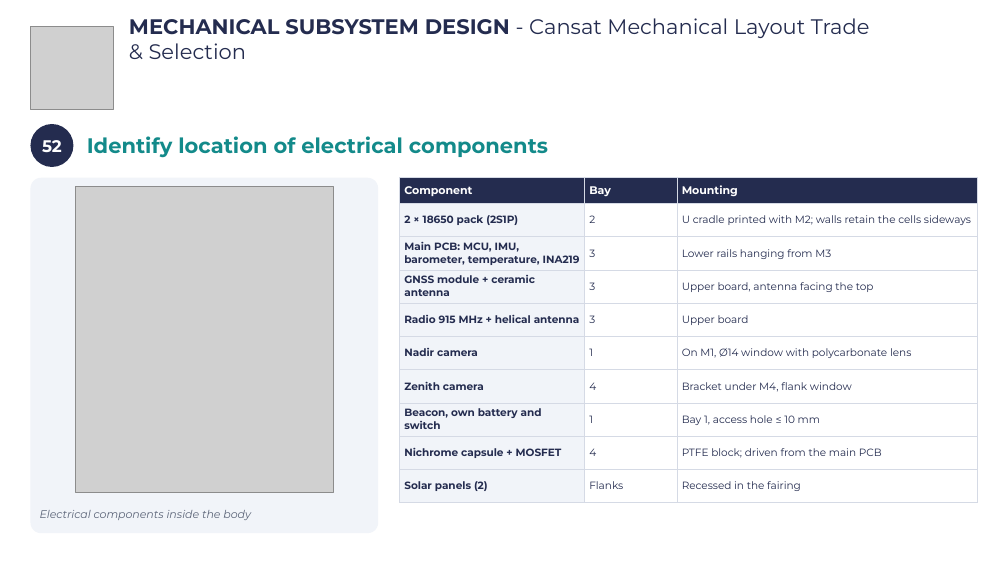
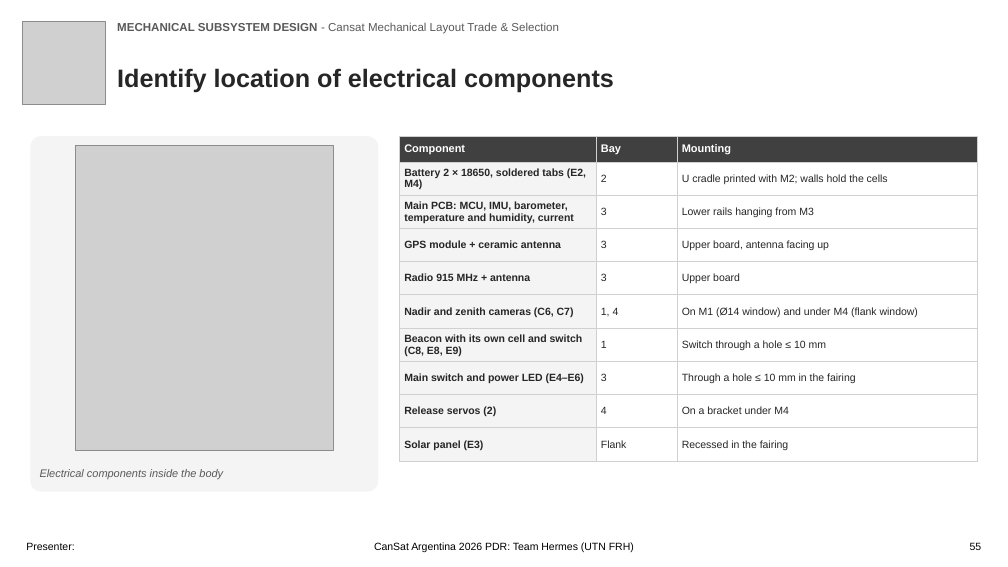
Before and after one commit to Caetano18/proyecto, a slide deck: slide 55 of cansat_pdr/laminas_plantilla/CanSat_PDR_Hermes_completo.pptx. Drawn at 1008x567 pixels with LibreOffice and Linux fonts; fonts in the diff are those of the drawing; grey boxes stand for pictures; background and template pictures are left out. Boxes give left, top, right and bottom in pixels: in the first picture for what was removed or moved away, otherwise in the second. Text is boxed around its words. In the diff, an @@ line names an element or a change of style, - is before the commit and + after.

```diff
--- a/cansat_pdr/laminas_plantilla/CanSat_PDR_Hermes_completo.pptx
+++ b/cansat_pdr/laminas_plantilla/CanSat_PDR_Hermes_completo.pptx
@@ picture: place and size @@
-picture at [30, 26, 113, 109]
+picture at [23, 21, 106, 104]
@@ text "MECHANICAL SUBSYSTEM DESIGN - Cansat ...": place and size @@
-text "MECHANICAL SUBSYSTEM DESIGN - Cansat ..." at [129, 18, 870, 59]
+text "MECHANICAL SUBSYSTEM DESIGN - Cansat ..." at [117, 22, 559, 34]
@@ text "MECHANICAL SUBSYSTEM DESIGN - Cansat ..." at [117, 22, 559, 34]: size 20 to 11 pt, font Montserrat to Arial, text colour #242C4F to #595959 @@
@@ text "Identify location of electrical components": place and size @@
-text "Identify location of electrical components" at [87, 136, 548, 158]
+text "Identify location of electrical components" at [117, 68, 614, 92]
@@ text "Identify location of electrical components" at [117, 68, 614, 92]: size 20 to 24 pt, font Montserrat to Arial, text colour #138A8A to #262626 @@
@@ 1 text, 1 picture, 1 table, 1 rounded rectangle: place and size @@
-1 text, 1 picture, 1 table, 1 rounded rectangle at [30, 178, 978, 533]
+1 text, 1 picture, 1 table, 1 rounded rectangle at [30, 136, 978, 492]
@@ rounded rectangle at [30, 136, 378, 492]: fill #F1F4F9 to #F4F4F4 @@
@@ ellipse removed at [30, 124, 73, 167] @@
-52
@@ table at [399, 136, 978, 461] @@
-row 2, column 1: 2 × 18650 pack (2S1P)
+row 2, column 1: Battery 2 × 18650, soldered tabs (E2, M4)
-row 2, column 3: U cradle printed with M2; walls retain the cells sideways
+row 2, column 3: U cradle printed with M2; walls hold the cells
-row 3, column 1: Main PCB: MCU, IMU, barometer, temperature, INA219
+row 3, column 1: Main PCB: MCU, IMU, barometer, temperature and humidity, current
-row 4, column 1: GNSS module + ceramic antenna
+row 4, column 1: GPS module + ceramic antenna
-row 4, column 3: Upper board, antenna facing the top
+row 4, column 3: Upper board, antenna facing up
-row 5, column 1: Radio 915 MHz + helical antenna
+row 5, column 1: Radio 915 MHz + antenna
-row 6: Nadir camera | 1 | On M1, Ø14 window with polycarbonate lens
+row 6: Nadir and zenith cameras (C6, C7) | 1, 4 | On M1 (Ø14 window) and under M4 (flank window)
-row 7: Zenith camera | 4 | Bracket under M4, flank window
+row 7: Beacon with its own cell and switch (C8, E8, E9) | 1 | Switch through a hole ≤ 10 mm
-row 8: Beacon, own battery and switch | 1 | Bay 1, access hole ≤ 10 mm
+row 8: Main switch and power LED (E4–E6) | 3 | Through a hole ≤ 10 mm in the fairing
-row 9, column 1: Nichrome capsule + MOSFET
+row 9, column 1: Release servos (2)
-row 9, column 3: PTFE block; driven from the main PCB
+row 9, column 3: On a bracket under M4
-row 10, column 1: Solar panels (2)
+row 10, column 1: Solar panel (E3)
-row 10, column 2: Flanks
+row 10, column 2: Flank
@@ fill #242C4F to #404040 in row 1 @@
@@ fill #F1F4F9 to #F4F4F4 in 9 cells @@
@@ font Montserrat to Arial in "Component", "Bay", "Mounting", "2" and 7 more places @@
@@ text colour #242C4F to #262626 in "2", "3", "Lower rails hanging from M3", "3" and 4 more places @@
@@ borders changed @@
@@ text "Electrical components inside the body" at [40, 469, 223, 479]: font Montserrat to Arial, text colour #5B6478 to #595959 @@
@@ text added at [26, 542, 74, 550], 10 pt, text #000000 @@
+Presenter:
@@ text added at [374, 542, 634, 552], 10 pt, text #000000 @@
+CanSat Argentina 2026 PDR: Team Hermes (UTN FRH)
@@ text added at [970, 542, 982, 550], 10 pt, text #000000 @@
+55
```
Also in this commit, not shown: 105 other slides changed, 42 other files.
